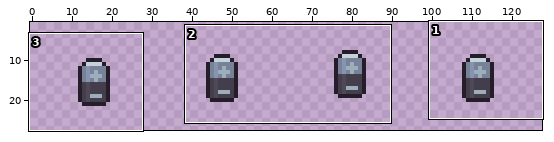
Two states of a sprite sheet, Assets/Sprites/Pickups/pickup-Sheet.png. Above, an overview of the earlier version with the close-up marked.
Close-up. Before:
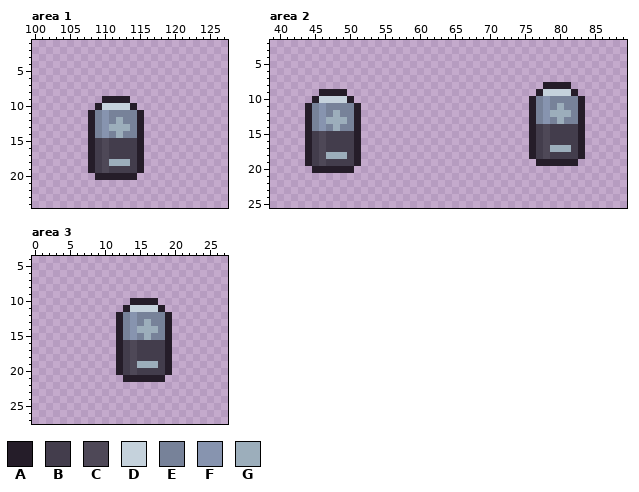
The file is 128x32 pixels. Shown: area 1: x 100..127, y 1..24; area 2: x 39..89, y 2..25; area 3: x 0..27, y 4..27. The wide view leaves out empty margins.
Palette (. is transparent): A #251d29  B #433d4c  C #4e4857  D #c5d2dc  E #778299  F #8794af  G #9caebb
Pixels before, area 1, first column x 108:
 9 ..AAAA..
10 .ADDDDA.
11 AEFEEEEA
12 AEFEGEEA
13 AEFGGGEA
14 AEFEGEEA
15 ABCBBBBA
16 ABCBBBBA
17 ABCBBBBA
18 ABCGGGBA
19 ABCBBBBA
20 .AAAAAA.
Pixels before, area 2, first column x 44:
 8 ..................................AAAA..
 9 ..AAAA...........................ADDDDA.
10 .ADDDDA.........................AEFEEEEA
11 AEFEEEEA........................AEFEGEEA
12 AEFEGEEA........................AEFGGGEA
13 AEFGGGEA........................AEFEGEEA
14 AEFEGEEA........................ABCBBBBA
15 ABCBBBBA........................ABCBBBBA
16 ABCBBBBA........................ABCBBBBA
17 ABCBBBBA........................ABCGGGBA
18 ABCGGGBA........................ABCBBBBA
19 ABCBBBBA.........................AAAAAA.
20 .AAAAAA.................................
Pixels before, area 3, first column x 12:
10 ..AAAA..
11 .ADDDDA.
12 AEFEEEEA
13 AEFEGEEA
14 AEFGGGEA
15 AEFEGEEA
16 ABCBBBBA
17 ABCBBBBA
18 ABCBBBBA
19 ABCGGGBA
20 ABCBBBBA
21 .AAAAAA.
New version:
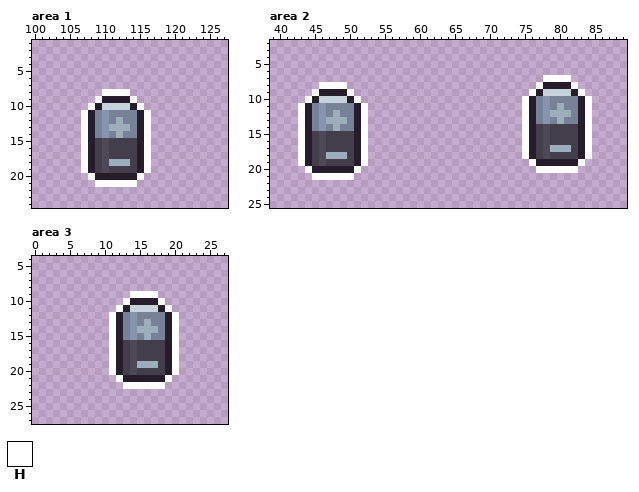
Colours new in this view: H #ffffff
Change:
Area 1:
Colour H now appears in row 8 at x 110 to 113; in row 9 at x 109 and 114; in row 10 at x 108 and 115; in rows 11 to 19 at x 107 and 116; in row 20 at x 108 and 115; in row 21 at x 109 to 114.
Area 2:
Colour H now appears in row 7 at x 78 to 81; in row 8 at x 46 to 49, 77 and 82; in row 9 at x 45, 50, 76 and 83; in row 10 at x 44, 51, 75 and 84; in rows 11 to 18 at x 43, 52, 75 and 84; in row 19 at x 43, 52, 76 and 83.
Colour H now appears in row 20 at x 44, 51 and 77 to 82; in row 21 at x 45 to 50.
Area 3:
Colour H now appears in row 9 at x 14 to 17; in row 10 at x 13 and 18; in row 11 at x 12 and 19; in rows 12 to 20 at x 11 and 20; in row 21 at x 12 and 19; in row 22 at x 13 to 18.
Where, in picture pixels (left, top, right, bottom), the same in both close-ups:
added: (81, 89, 151, 187)
added: (522, 75, 592, 173)
added: (298, 82, 368, 180)
added: (109, 291, 179, 389)
